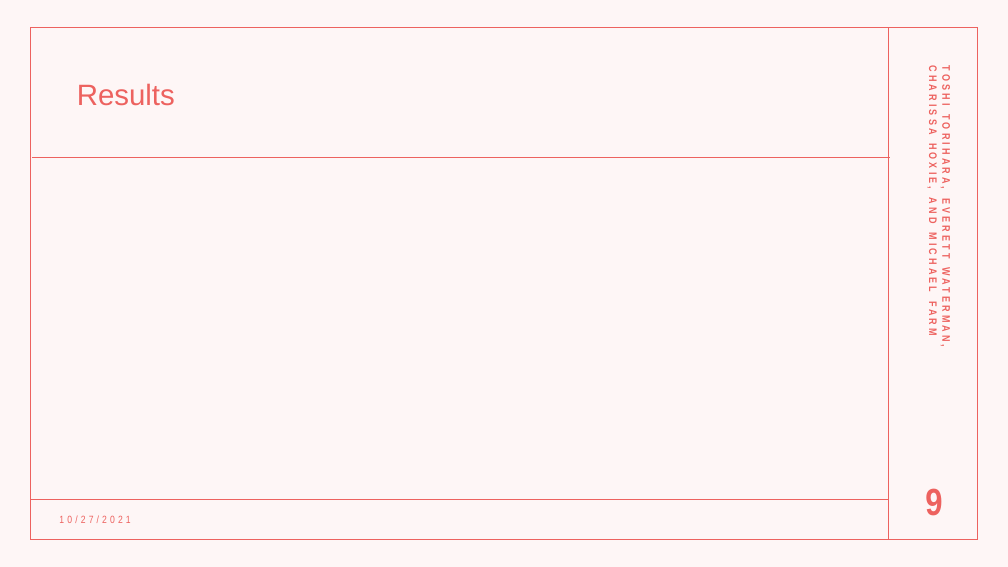
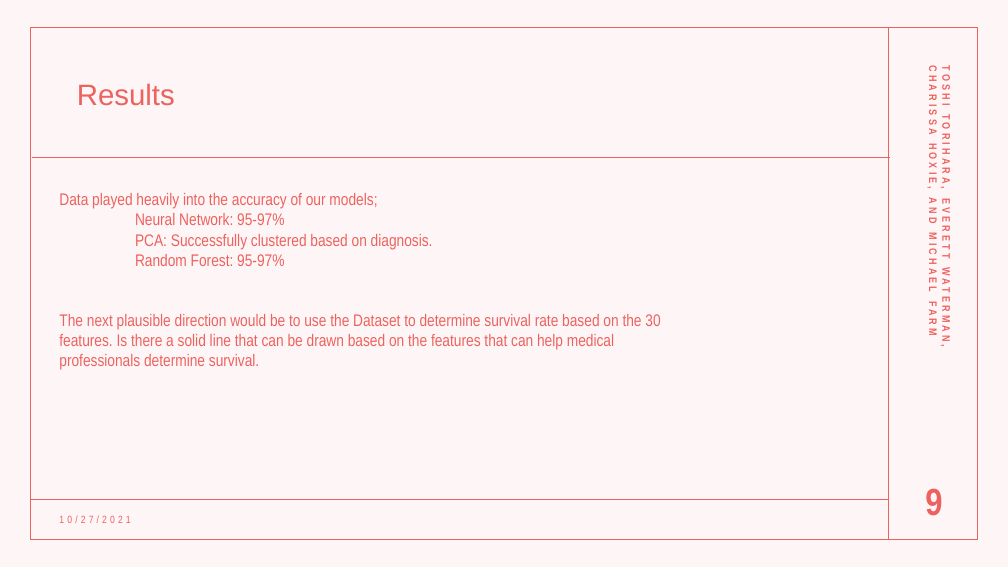
Before and after one commit to toshitorihara/Project4, a slide deck: slide 9 of mfarm/Project-4.pptx. Drawn at 1008x567 pixels with LibreOffice and Linux fonts; fonts in the diff are those of the drawing. Boxes give left, top, right and bottom in pixels: in the first picture for what was removed or moved away, otherwise in the second. Text is boxed around its words. In the diff, an @@ line names an element or a change of style, - is before the commit and + after.

```diff
--- a/mfarm/Project-4.pptx
+++ b/mfarm/Project-4.pptx
@@ text added at (59,193,660,370), 16 pt, text #ED625F @@
+Data played heavily into the accuracy of our models;
+Neural Network: 95-97%
+PCA: Successfully clustered based on diagnosis.
+Random Forest: 95-97%
+The next plausible direction would be to use the Dataset to determine survival rate based on the 30 features. Is there a solid line that can be drawn based on the features that can help medical professionals determine survival.
```
Also in this commit, not shown: 3 other slides changed.
